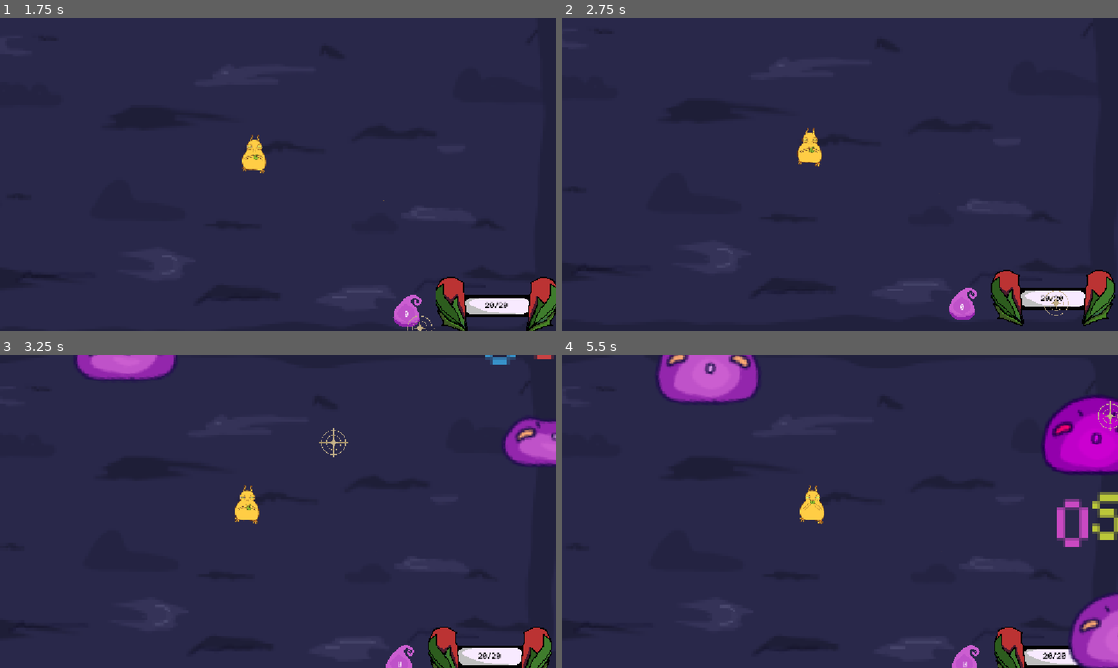
Above: before the commit, frames 1-4 (two rows, left to right).
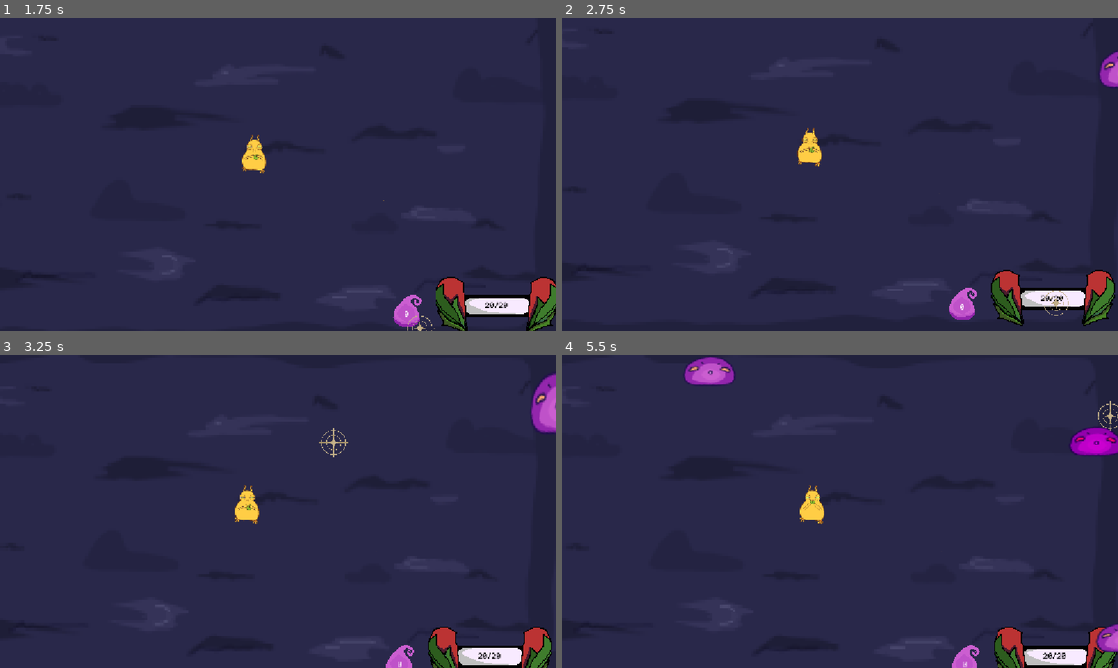
Above: after the commit, the same moments.

Repository: KittyNinjakato/Teenager-Game-Jam
Game: Godot game, scene res://scenes/start menu.tscn
The game is run twice, just before and just after one commit, with the same random seed, the same clock (stepped at 60 frames per second) and the same inputs.
Inputs (mouse positions are in pixels of both pictures, inside the frame that each line leads up to):
- Up to frame 1 (1.75 s): click "start" at 0.5 s; tap Enter at 1.25 s; move the mouse to (417, 327) at 1.27 s; hold Right from 1.28 s (still down); click (417, 327) at 1.35 s
- Up to frame 2 (2.75 s): move the mouse to (1056, 302) at 2.02 s; release Right at 2.03 s; hold Down from 2.03 s (still down); tap E (e_ability) at 2.1 s; click (1056, 302) at 2.17 s
- Up to frame 3 (3.25 s): move the mouse to (333, 442) at 2.77 s; release Down at 2.78 s; hold Right from 2.78 s (still down); tap F (f_ability) at 2.85 s
- Up to frame 4 (5.5 s): move the mouse to (812, 574) at 3.52 s; release Right at 3.53 s; hold Up 3.53-4.28 s; tap Alt at 3.6 s; click (812, 574) at 3.67 s; move the mouse to (1006, 558) at 4.27 s; hold Left from 4.28 s (still down); tap Shift at 4.35 s; move the mouse to (1112, 417) at 5.02 s; click (1112, 417) at 5.1 s

Frame 1 is identical in both runs. In frame 2, 0.3% of the frame differs, in the area x 96-100%, y 10-22%; in frame 3, 3.1%; in frame 4, 7.6%, in the area x 16-100%, y 0-100%.

Commit message:
fixed slime animation
I fixed the slime animation

Diff:
--- a/just-a-lil-guy/project.godot
+++ b/just-a-lil-guy/project.godot
@@ -31,6 +31,10 @@
 window/stretch/mode="canvas_items"
 window/stretch/aspect="expand"
 
+[editor_plugins]
+
+enabled=PackedStringArray("res://addons/godot_super-wakatime/plugin.cfg")
+
 [input]
 
 click={
--- a/just-a-lil-guy/scenes/OSCAR.tscn
+++ b/just-a-lil-guy/scenes/OSCAR.tscn
@@ -14,7 +14,7 @@
 [ext_resource type="FontFile" uid="uid://dw2k07uysqtkx" path="res://sprites/quaver.ttf" id="12_io8ho"]
 
 [sub_resource type="CircleShape2D" id="CircleShape2D_ypebk"]
-radius = 18.750025
+radius = 13.566222
 
 [sub_resource type="AtlasTexture" id="AtlasTexture_n6pvg"]
 atlas = ExtResource("11_otfo4")
@@ -89,7 +89,7 @@
 
 [node name="CollisionShape2D" type="CollisionShape2D" parent="." unique_id=1422503884]
 z_index = 3
-position = Vector2(0.9999999, 1.9999998)
+position = Vector2(-1.5, -7.75)
 scale = Vector2(2.5999985, 2.5999985)
 shape = SubResource("CircleShape2D_ypebk")
 
@@ -99,7 +99,6 @@
 sprite_frames = SubResource("SpriteFrames_eelip")
 animation = &"New idle"
 autoplay = "New idle"
-frame = 7
 
 [node name="Hurt_colouration_timer" type="Timer" parent="." unique_id=1204554133]
 wait_time = 0.1
--- a/just-a-lil-guy/scenes/slime.tscn
+++ b/just-a-lil-guy/scenes/slime.tscn
@@ -31,31 +31,31 @@
 animations = [{
 "frames": [{
 "duration": 1.0,
-"texture": ExtResource("2_2xjuo")
-}, {
-"duration": 1.0,
-"texture": ExtResource("3_a02ik")
-}, {
-"duration": 1.0,
-"texture": ExtResource("4_pu8ps")
-}, {
-"duration": 1.0,
-"texture": ExtResource("5_g40cl")
-}, {
-"duration": 1.0,
-"texture": ExtResource("6_cxm07")
-}, {
-"duration": 1.0,
 "texture": ExtResource("7_g2qvl")
 }, {
 "duration": 1.0,
 "texture": ExtResource("8_tyl0w")
 }, {
 "duration": 1.0,
+"texture": ExtResource("2_2xjuo")
+}, {
+"duration": 1.0,
+"texture": ExtResource("5_g40cl")
+}, {
+"duration": 1.0,
+"texture": ExtResource("4_pu8ps")
+}, {
+"duration": 1.0,
+"texture": ExtResource("10_2v7ff")
+}, {
+"duration": 1.0,
 "texture": ExtResource("9_fur4c")
 }, {
 "duration": 1.0,
-"texture": ExtResource("10_2v7ff")
+"texture": ExtResource("3_a02ik")
+}, {
+"duration": 1.0,
+"texture": ExtResource("6_cxm07")
 }],
 "loop": 1,
 "name": &"New idle",
@@ -88,7 +88,7 @@
 
 [node name="CollisionShape2D" type="CollisionShape2D" parent="." unique_id=1422503884]
 z_index = 3
-position = Vector2(0.9999999, 1.9999998)
+position = Vector2(-1.0000001, -11.5)
 scale = Vector2(2.5999985, 2.5999985)
 shape = SubResource("CircleShape2D_ypebk")
 
@@ -98,6 +98,7 @@
 sprite_frames = SubResource("SpriteFrames_eelip")
 animation = &"New idle"
 autoplay = "New idle"
+frame_progress = 0.4220901
 
 [node name="Hurt_colouration_timer" type="Timer" parent="." unique_id=1204554133]
 wait_time = 0.1
--- a/just-a-lil-guy/scrips/global.gd
+++ b/just-a-lil-guy/scrips/global.gd
@@ -7,7 +7,7 @@
 var health = 0
 @export var slime_death = 0 #how many slimes have died
 
-@export var wave_num = 11 #what wave we are on
+@export var wave_num = 3 #what wave we are on
 #*******************************************************
 #this array holds how many slimes spawn per wave starting at 0
 @export var slimes_per_wave = [5,12,18,21,30,1,10,20,45,50,58,11,10,20,30,62,67, 3,20,40,69,82,88,55,5,20, 10,92,100,103,180,250,500,2000,6969,58008,1]
